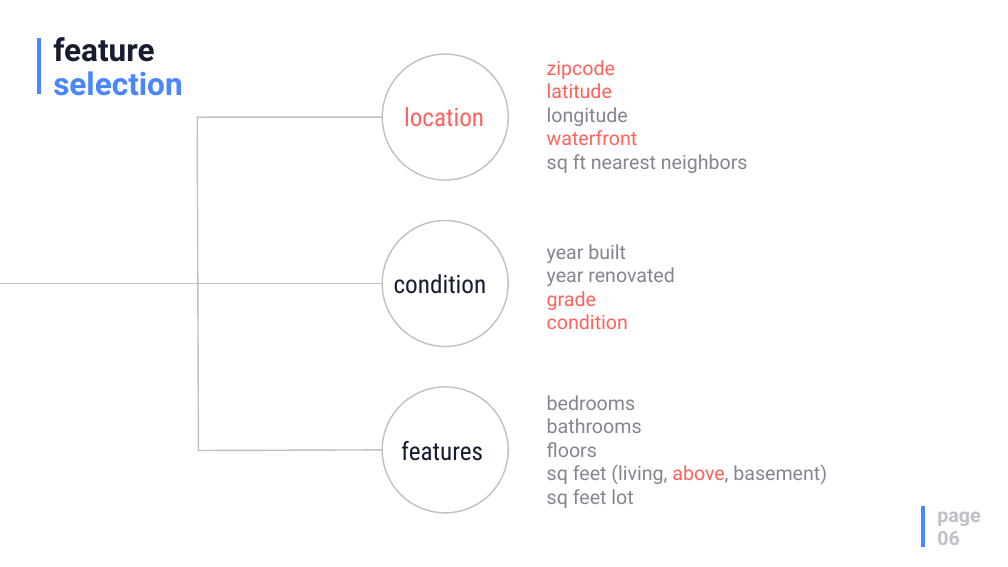
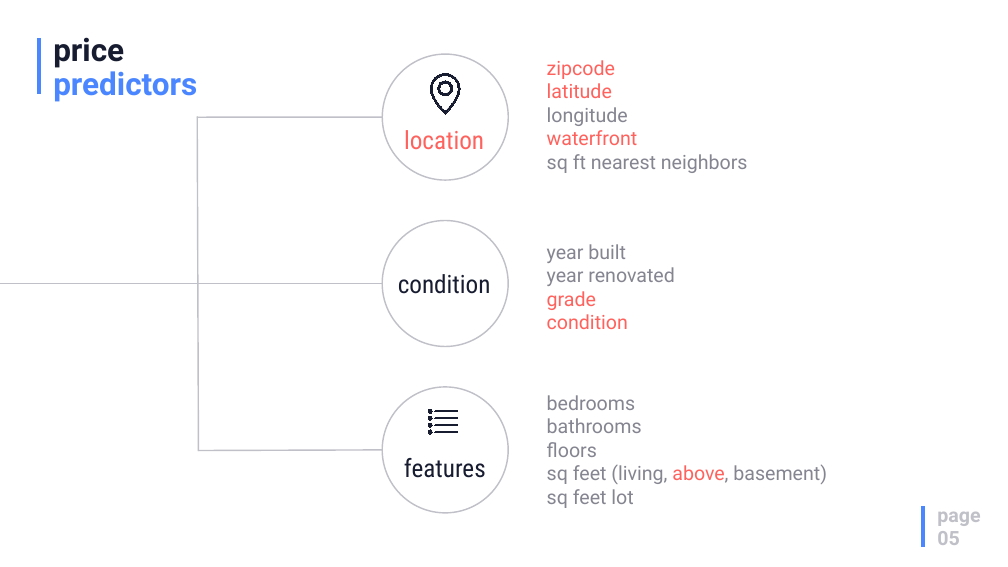
Before and after one commit to bartomolina/dsmod1project, a slide deck: slide 5 of presentation.pptx (slide 6 before the commit). Drawn at 1008x567 pixels with LibreOffice and Linux fonts; fonts in the diff are those of the drawing. Boxes give left, top, right and bottom in pixels: in the first picture for what was removed or moved away, otherwise in the second. Text is boxed around its words. In the diff, an @@ line names an element or a change of style, - is before the commit and + after.

Commit message:
ppt updated

```diff
--- a/presentation.pptx
+++ b/presentation.pptx
@@ title at box(53, 37, 197, 102): text changed @@
-feature
-selection
+price
+predictors
@@ freeform shape added at box(430, 74, 460, 114), fill #171C30, outline #171C30 0.75 pt @@
@@ text "location": place and size @@
-text "location" at box(404, 107, 484, 126)
+text "location" at box(404, 130, 484, 149)
@@ text "condition": place and size @@
-text "condition" at box(394, 274, 487, 294)
+text "condition" at box(398, 274, 491, 294)
@@ freeform shape added at box(428, 409, 458, 434), fill #171C30, outline #171C30 0.75 pt @@
@@ text "features": place and size @@
-text "features" at box(401, 441, 483, 461)
+text "features" at box(404, 458, 486, 478)
@@ page number at box(937, 531, 959, 545): text changed @@
-06
+05
```
Also in this commit, not shown: 6 other slides changed, 1 slide removed.
